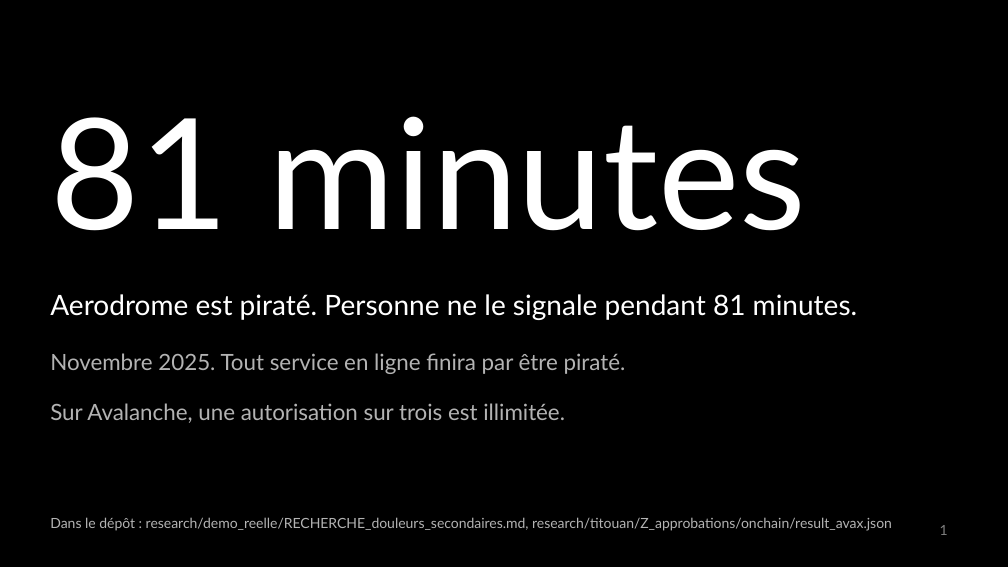
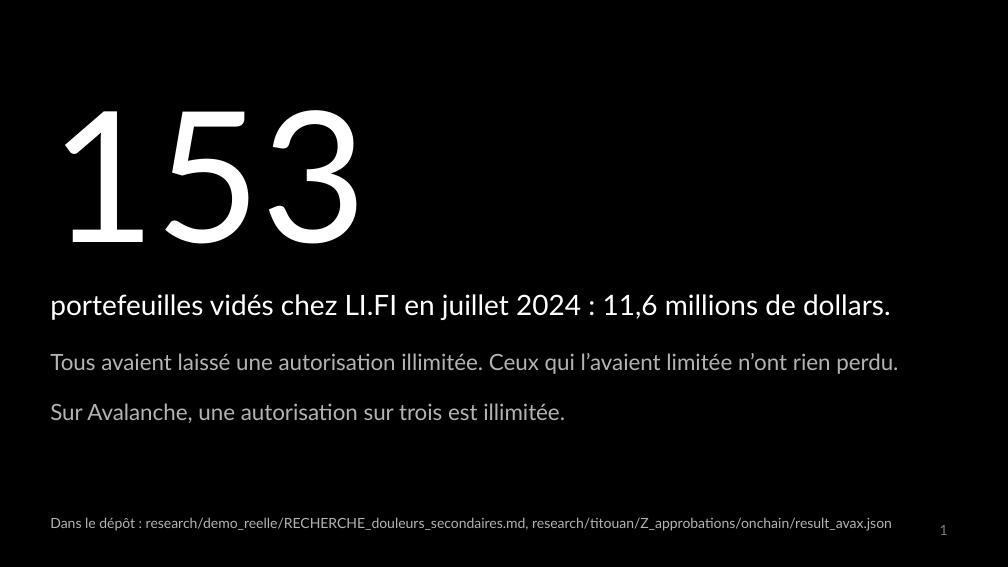
Before and after one commit to adembnn/secure-horizon, a slide deck: slide 1 of livrables/deck/holdup.pptx. Drawn at 1008x567 pixels with LibreOffice and Linux fonts; fonts in the diff are those of the drawing. Boxes give left, top, right and bottom in pixels: in the first picture for what was removed or moved away, otherwise in the second. Text is boxed around its words. In the diff, an @@ line names an element or a change of style, - is before the commit and + after.

```diff
--- a/livrables/deck/holdup.pptx
+++ b/livrables/deck/holdup.pptx
@@ text at <box>50,110,367,244</box>: text changed; size 110 to 130 pt @@
-81 minutes
+153
@@ text at <box>50,294,891,320</box>: text changed @@
-Aerodrome est piraté. Personne ne le signale pendant 81 minutes.
+portefeuilles vidés chez LI.FI en juillet 2024 : 11,6 millions de dollars.
@@ text at <box>50,353,898,374</box>: text changed @@
-Novembre 2025. Tout service en ligne finira par être piraté.
+Tous avaient laissé une autorisation illimitée. Ceux qui l’avaient limitée n’ont rien perdu.
```
Also in this commit, not shown: 1 slide removed, 3 other files.
